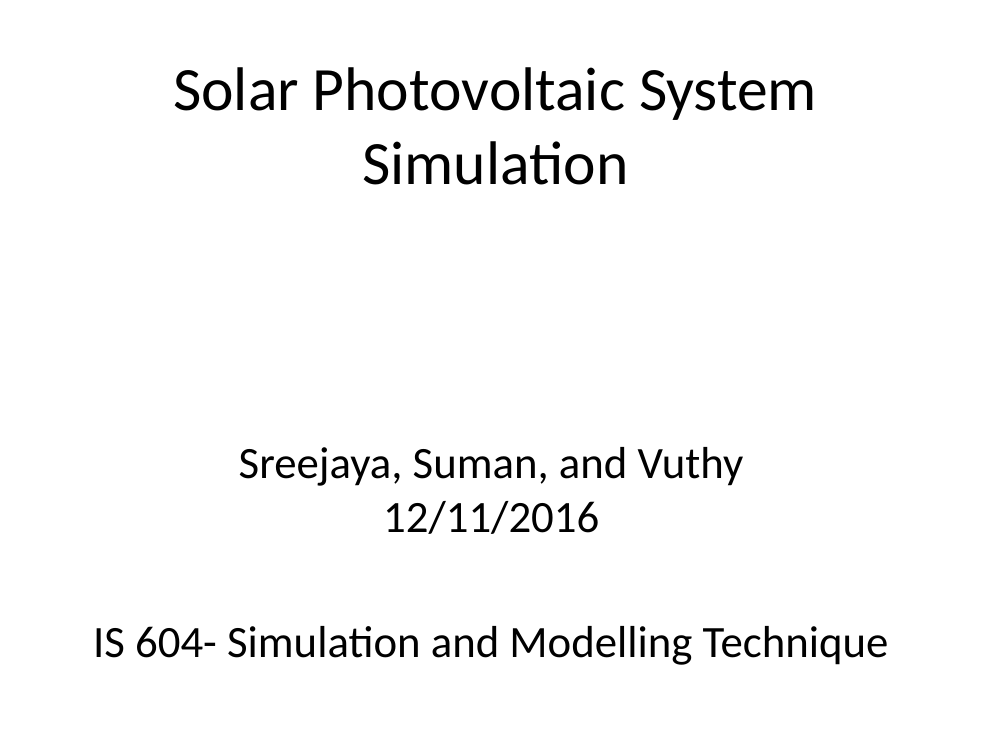
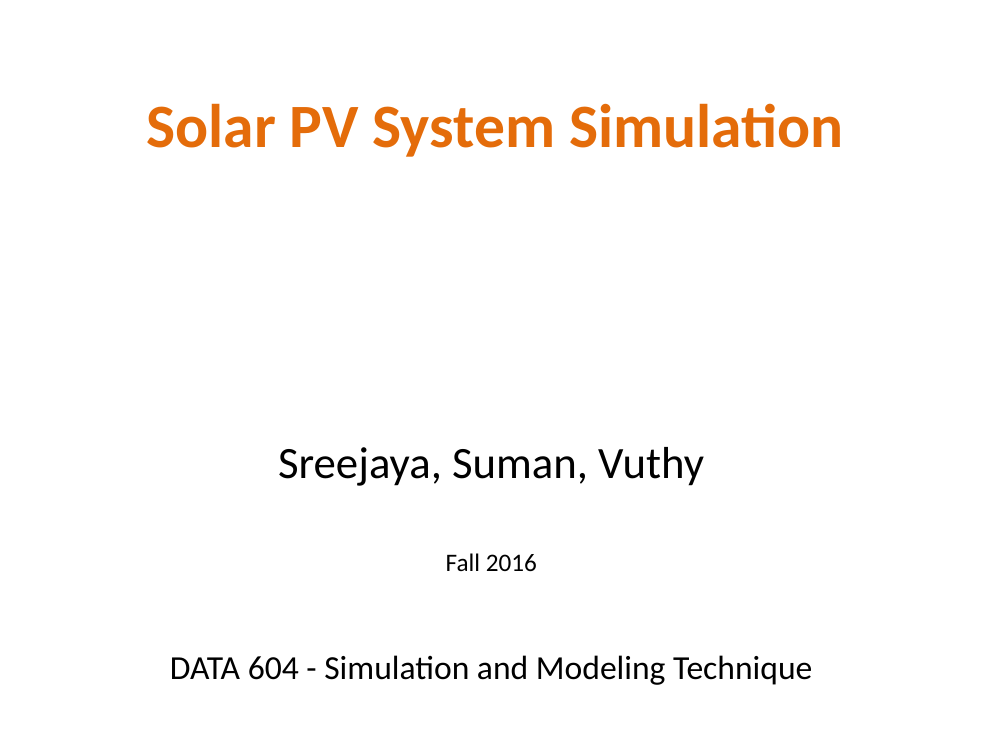
Before and after one commit to Nguyver/DATA621, a slide deck: slide 1 of DATA604_Final/Solar Photovoltaic System Simulation.pptx. Drawn at 1008x756 pixels with LibreOffice and Linux fonts; fonts in the diff are those of the drawing; background and template pictures are left out. Boxes give left, top, right and bottom in pixels: in the first picture for what was removed or moved away, otherwise in the second. Text is boxed around its words. In the diff, an @@ line names an element or a change of style, - is before the commit and + after.

```diff
--- a/DATA604_Final/Solar Photovoltaic System Simulation.pptx
+++ b/DATA604_Final/Solar Photovoltaic System Simulation.pptx
@@ title at (146,103,843,157): text changed; text colour #000000 to #E46C0A; bold on @@
-Solar Photovoltaic System Simulation
+Solar PV System Simulation
@@ subtitle at (170,447,812,685): text changed; size 32 to 24 pt @@
-Sreejaya, Suman, and Vuthy
-12/11/2016
-IS 604- Simulation and Modelling Technique
+Sreejaya, Suman, Vuthy
+Fall 2016
+DATA 604 - Simulation and Modeling Technique
```
Also in this commit, not shown: 2 other slides changed, 5 slides added, 2 slides removed, 1 other file.
